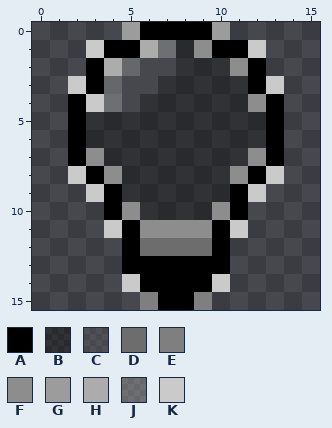
Two versions of one pixel-art sprite, img/favicon.png. Above is the file before it was changed.
The file is 16x16 pixels.
Palette (. is transparent): A #000000  B #0000004d  C #6565654d  D #6d6d6d  E #7f7f7f  F #8d8d8d  G #9c9c9c  H #acacac  J #cacaca4d  K #cacaca
The result:
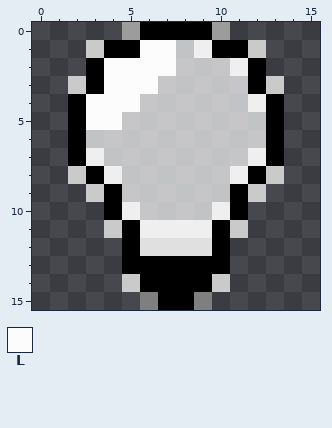
Colours new in this view: L #fcfcfc
Changes in this commit:
Colour B changes from #0000004d to #ffffffb0.
Colour D changes from #6d6d6d to #e0e0e0.
Colour F changes from #8d8d8d to #efefef.
The author put colour L in row 2 at x 6; in row 3 at x 5.
Colour B becomes colour L in row 5 at x 3 to 4.
Colour C becomes colour L in row 2 at x 7; in row 3 at x 6; in row 4 at x 5.
Colour H becomes colour L in row 1 at x 6; in row 2 at x 4.
Colour J becomes colour L in row 1 at x 7; in row 2 at x 5; in rows 3 to 4 at x 4.
Colour K becomes colour L in row 4 at x 3.
Pixel boxes of the changes (left, top, right, bottom) in both pictures:
changed: (86, 40, 266, 256)
